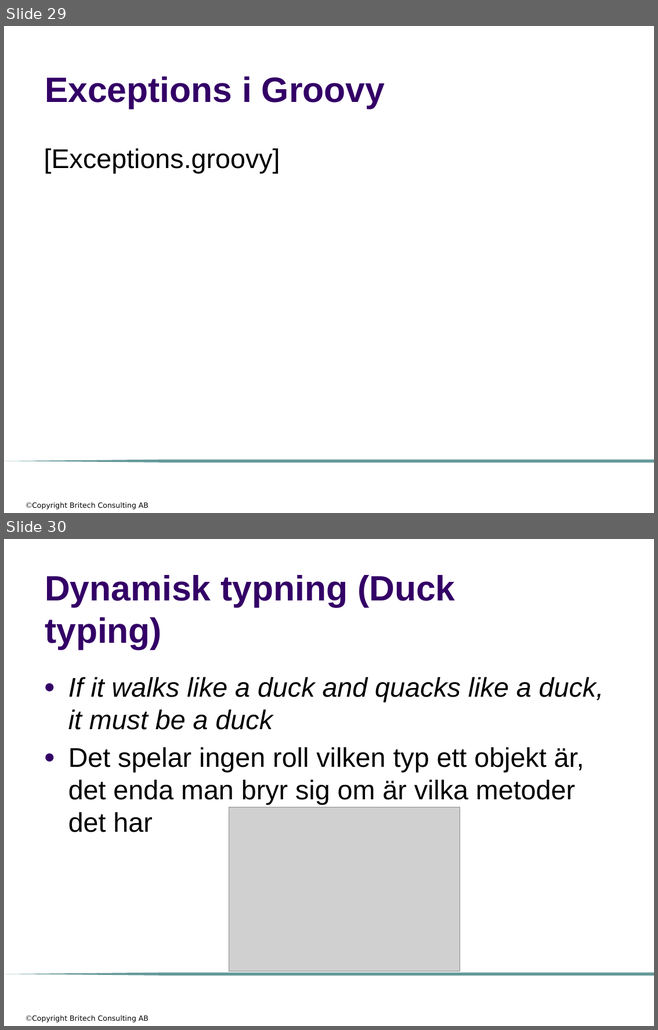
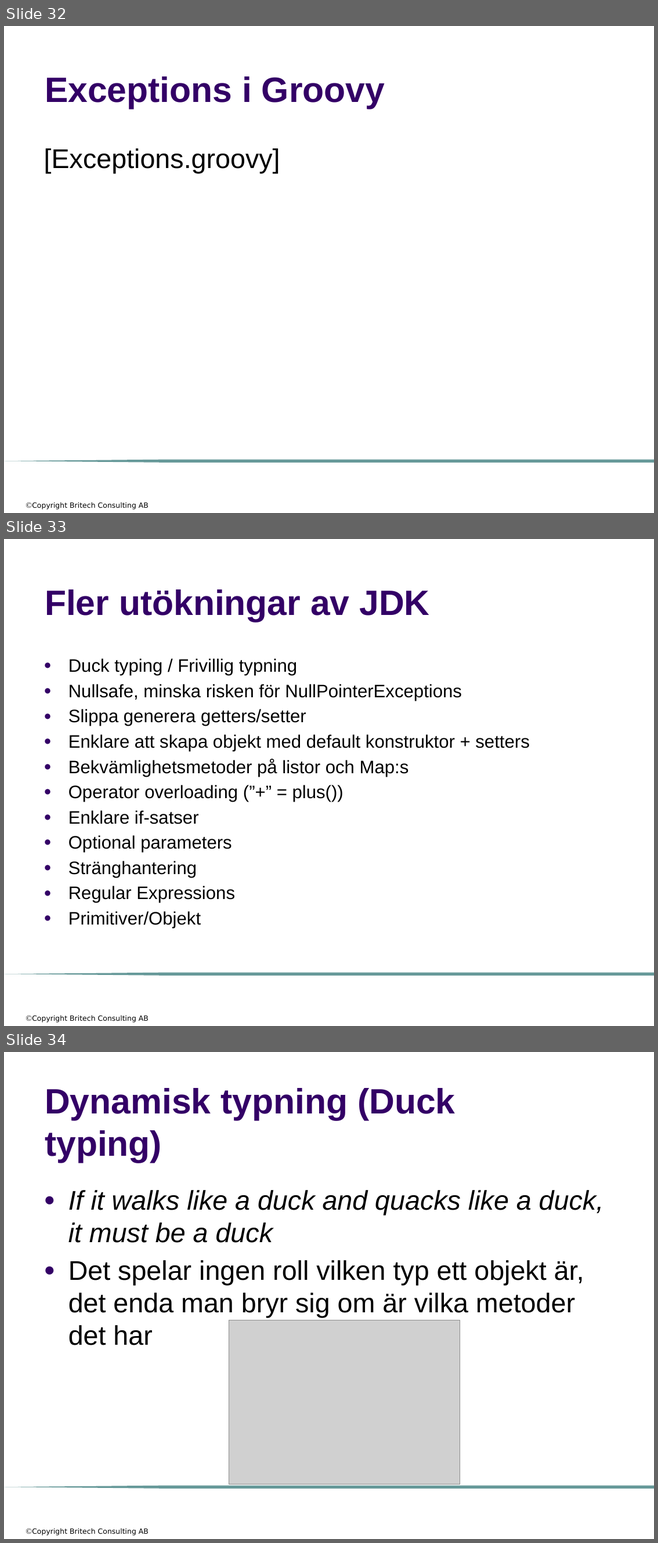
Before and after one commit to me97esn/groovyseminarium, a slide deck: groovyseminarie/dokument/groovyseminarium_source_w_logo.pptx. Shown one above the other, each under a label of ours: slides 29 and 30 before the commit, slides 32, 33 and 34 after it. The pictures are 658x1030 and 658x1543 pixels, drawn with LibreOffice and Linux fonts; fonts in the diff are those of the drawing; grey boxes stand for pictures; background and template pictures are left out. Boxes give left, top, right and bottom in pixels: in the first picture for what was removed or moved away, otherwise in the second. Text is boxed around its words. In the diff, an @@ line names an element or a change of style, - is before the commit and + after.

Commit message:
lagt till fler bilder

```diff
--- a/groovyseminarie/dokument/groovyseminarium_source_w_logo.pptx
+++ b/groovyseminarie/dokument/groovyseminarium_source_w_logo.pptx
@@ slide 33 added at (4, 539, 654, 1026), background #FFFFFF; not listed: 2 template elements that a slide beside it also shows @@
@@ title added at (45, 589, 429, 621), 39 pt, text #330066, bold @@
+Fler utökningar av JDK
@@ text added at (68, 658, 529, 928), 20 pt, text #000000 @@
+● Duck typing / Frivillig typning
+● Nullsafe, minska risken för NullPointerExceptions
+● Slippa generera getters/setter
+● Enklare att skapa objekt med default konstruktor + setters
+● Bekvämlighetsmetoder på listor och Map:s
+● Operator overloading (”+” = plus())
+● Enklare if-satser
+● Optional parameters
+● Stränghantering
+● Regular Expressions
+● Primitiver/Objekt
@@ what was slide 29 is now slide 32 @@
@@ what was slide 30 is now slide 34 @@
```
Also in this commit, not shown: 5 slides changed, 3 other slides added, 6 other files.
